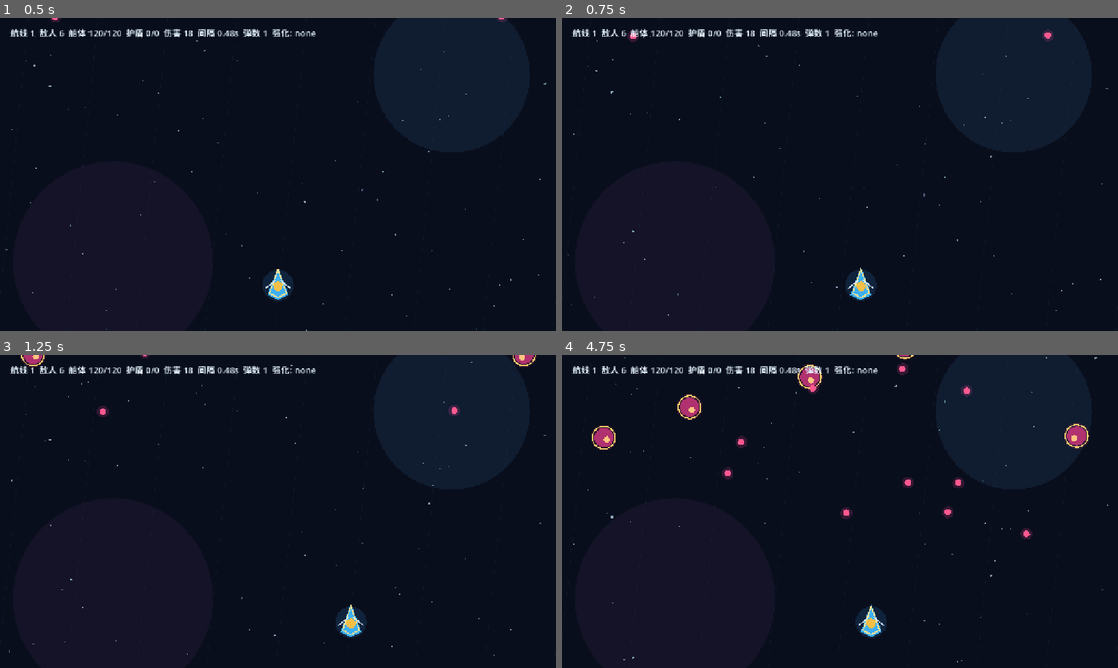
Above: before the commit, frames 1-4 (two rows, left to right).
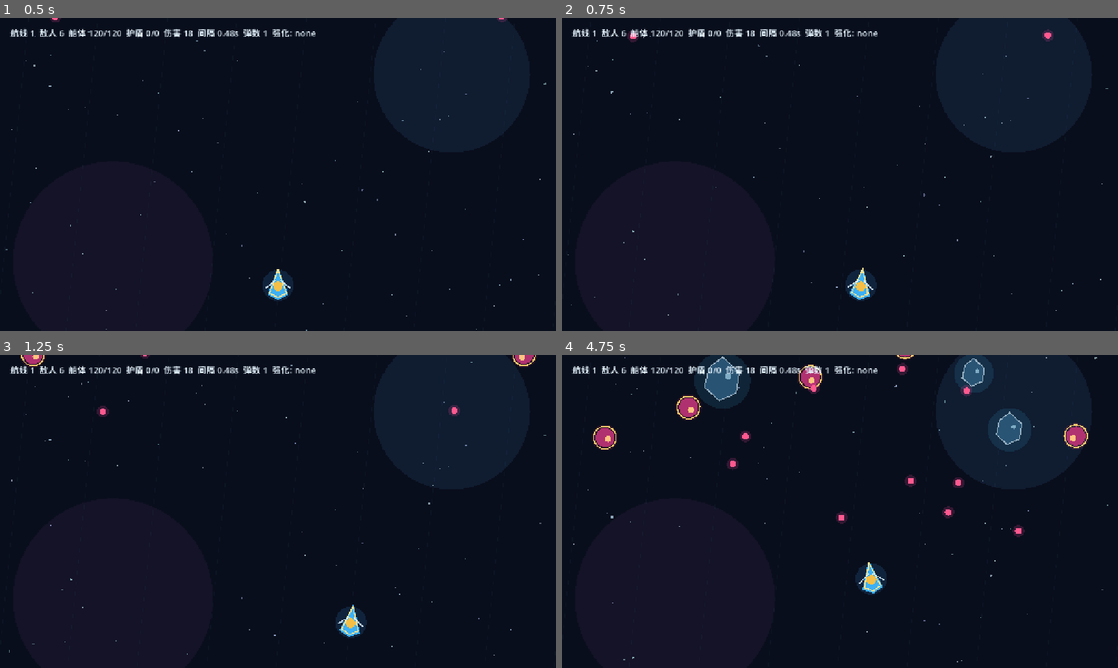
Above: after the commit, the same moments.

Repository: Xxxxs2/Genshin-td2
Game: Godot game, scene res://scenes/Main.tscn
Two runs of this game, one before a commit and one after it. Both use one fixed random seed, a clock stepped at 60 frames per second and the inputs below.
Inputs:
- Up to frame 1 (0.5 s): no input
- Up to frame 2 (0.75 s): hold D (move_right) from 0.53 s (still down)
- Up to frame 3 (1.25 s): keep holding D (move_right)
- Up to frame 4 (4.75 s): release D (move_right) at 1.28 s; hold S (move_down) 1.28-2.03 s; hold D (move_right) 2.03-2.78 s; hold W (move_up) 2.78-3.53 s; hold A (move_left) from 3.53 s (still down)

Frame 1 is identical in both runs. In frame 2, less than 0.1% of the frame differs, in the area x 51-56%, y 79-90%; in frame 3, less than 0.1%; in frame 4, 3.7%, in the area x 5-95%, y 0-91%.

Commit message:
Add navigation window and terrain obstacles

Diff:
--- a/scripts/Main.gd
+++ b/scripts/Main.gd
@@ -4,8 +4,10 @@
 const EnemyScript := preload("res://scripts/Enemy.gd")
 const BulletScript := preload("res://scripts/Bullet.gd")
 const StarfieldScript := preload("res://scripts/Starfield.gd")
+const TerrainObstacleScript := preload("res://scripts/TerrainObstacle.gd")
 
 const ARENA_SIZE := Vector2(1280, 720)
+const NAV_RECT := Rect2(Vector2(60, 390), Vector2(1160, 260))
 const UPGRADE_POOL := [
 	{"id": "damage", "name": "星轨主炮", "desc": "武器伤害 +25%"},
 	{"id": "rate", "name": "辉光装填", "desc": "开火速度 +18%"},
@@ -22,11 +24,13 @@
 var player: Node2D
 var enemies: Array = []
 var bullets: Array = []
+var obstacles: Array = []
 var level := 1
 var state := "combat"
 var selected_upgrade_ids: Array[String] = []
 var enemy_bullet_speed_factor := 1.0
 var aura_timer := 0.0
+var obstacle_spawn_timer := 0.0
 
 var ui_layer: CanvasLayer
 var hud_label: Label
@@ -45,6 +49,7 @@
 	_handle_player_auto_fire()
 	_handle_player_aura(delta)
 	_tick_enemies(delta)
+	_tick_obstacles(delta)
 	_check_collisions()
 	_cleanup_bullets()
 	_update_hud()
@@ -116,9 +121,16 @@
 		if is_instance_valid(bullet):
 			bullet.queue_free()
 	bullets.clear()
+	for obstacle in obstacles:
+		if is_instance_valid(obstacle):
+			obstacle.queue_free()
+	obstacles.clear()
+	obstacle_spawn_timer = 0.7
 	var enemy_count := 4 + level * 2
 	for i in range(enemy_count):
 		_spawn_enemy(i, enemy_count)
+	for i in range(2 + mini(level, 3)):
+		_spawn_obstacle(-180.0 - i * 190.0)
 	_update_hud()
 
 func _spawn_enemy(index: int, total: int) -> void:
@@ -185,6 +197,28 @@
 			enemy.queue_free()
 	if enemies.is_empty() and state == "combat":
 		_show_upgrade_choices()
+
+func _tick_obstacles(delta: float) -> void:
+	obstacle_spawn_timer -= delta
+	if obstacle_spawn_timer <= 0.0:
+		obstacle_spawn_timer = maxf(1.35, 2.6 - level * 0.08)
+		if obstacles.size() < 5 + mini(level, 4):
+			_spawn_obstacle(randf_range(-120.0, -40.0))
+	for obstacle in obstacles.duplicate():
+		if not is_instance_valid(obstacle):
+			obstacles.erase(obstacle)
+			continue
+		if obstacle.position.y > ARENA_SIZE.y + obstacle.radius + 30.0:
+			obstacles.erase(obstacle)
+			obstacle.queue_free()
+
+func _spawn_obstacle(spawn_y: float) -> void:
+	var obstacle := TerrainObstacleScript.new()
+	var radius := randf_range(34.0, 58.0)
+	var x := randf_range(120.0 + radius, ARENA_SIZE.x - 120.0 - radius)
+	obstacle.setup(Vector2(x, spawn_y), radius, randf_range(48.0, 72.0) + level * 2.0, 8.0 + level * 1.2)
+	obstacles.append(obstacle)
+	add_child(obstacle)
 
 func _check_collisions() -> void:
 	for bullet in bullets:
@@ -203,6 +237,17 @@
 			if bullet.position.distance_to(player.position) <= bullet.radius + player.radius:
 				player.take_damage(bullet.damage)
 				bullet.queue_free()
+	for obstacle in obstacles:
+		if not is_instance_valid(obstacle):
+			continue
+		var offset: Vector2 = player.position - obstacle.position
+		var min_distance: float = player.radius + obstacle.radius
+		var distance: float = offset.length()
+		if distance < min_distance and distance > 0.01:
+			player.position = obstacle.position + offset.normalized() * min_distance
+			player.position.x = clamp(player.position.x, NAV_RECT.position.x, NAV_RECT.end.x)
+			player.position.y = clamp(player.position.y, NAV_RECT.position.y, NAV_RECT.end.y)
+			player.take_damage(obstacle.damage)
 
 func _cleanup_bullets() -> void:
 	bullets = bullets.filter(func(bullet) -> bool:
@@ -285,6 +330,7 @@
 
 func _reset_player_stats_and_restart() -> void:
 	player.speed = 240.0
+	player.forward_speed = 180.0
 	player.max_health = 120.0
 	player.health = 120.0
 	player.weapon_damage = 18.0
--- a/scripts/PlayerShip.gd
+++ b/scripts/PlayerShip.gd
@@ -4,8 +4,11 @@
 signal died
 
 const ARENA_SIZE := Vector2(1280, 720)
+const NAV_MIN_Y := 390.0
+const NAV_MAX_Y := 650.0
 
 var speed := 240.0
+var forward_speed := 180.0
 var max_health := 120.0
 var health := 120.0
 var radius := 26.0
@@ -26,11 +29,13 @@
 var _shield_timer := 0.0
 
 func _process(delta: float) -> void:
-	var horizontal := Input.get_axis("move_left", "move_right")
-	position.x += horizontal * speed * delta
+	var input := Input.get_vector("move_left", "move_right", "move_up", "move_down")
+	position.x += input.x * speed * delta
+	position.y += input.y * forward_speed * delta
 	position.x = clamp(position.x, 60.0, ARENA_SIZE.x - 60.0)
-	position.y = lerpf(position.y, ARENA_SIZE.y - 105.0, 8.0 * delta)
-	rotation = lerp_angle(rotation, 0.0, 8.0 * delta)
+	position.y = clamp(position.y, NAV_MIN_Y, NAV_MAX_Y)
+	var target_tilt := input.x * 0.14
+	rotation = lerp_angle(rotation, target_tilt, 8.0 * delta)
 	_fire_timer = maxf(0.0, _fire_timer - delta)
 	_invulnerable_timer = maxf(0.0, _invulnerable_timer - delta)
 	if max_shield_charges > 0 and shield_charges < max_shield_charges:
--- /dev/null
+++ b/scripts/TerrainObstacle.gd
@@ -0,0 +1,44 @@
+extends Node2D
+class_name TerrainObstacle
+
+var radius := 42.0
+var drift_speed := 62.0
+var damage := 10.0
+var wobble_phase := 0.0
+var wobble_amount := 18.0
+var base_x := 0.0
+
+func setup(spawn_position: Vector2, new_radius: float, new_speed: float, new_damage: float) -> void:
+	position = spawn_position
+	base_x = spawn_position.x
+	radius = new_radius
+	drift_speed = new_speed
+	damage = new_damage
+	wobble_phase = randf() * TAU
+	wobble_amount = randf_range(8.0, 26.0)
+
+func _process(delta: float) -> void:
+	position.y += drift_speed * delta
+	position.x = base_x + sin(Time.get_ticks_msec() * 0.0013 + wobble_phase) * wobble_amount
+	queue_redraw()
+
+func _draw() -> void:
+	draw_circle(Vector2.ZERO, radius + 11.0, Color(0.24, 0.72, 0.9, 0.13))
+	draw_polygon([
+		Vector2(0, -radius),
+		Vector2(radius * 0.72, -radius * 0.34),
+		Vector2(radius * 0.58, radius * 0.54),
+		Vector2(-radius * 0.15, radius * 0.86),
+		Vector2(-radius * 0.78, radius * 0.28),
+		Vector2(-radius * 0.58, -radius * 0.55)
+	], [Color(0.17, 0.34, 0.47, 0.92)])
+	draw_polyline([
+		Vector2(0, -radius),
+		Vector2(radius * 0.72, -radius * 0.34),
+		Vector2(radius * 0.58, radius * 0.54),
+		Vector2(-radius * 0.15, radius * 0.86),
+		Vector2(-radius * 0.78, radius * 0.28),
+		Vector2(-radius * 0.58, -radius * 0.55),
+		Vector2(0, -radius)
+	], Color(0.83, 0.91, 0.96, 0.66), 2.5)
+	draw_circle(Vector2(radius * 0.24, -radius * 0.18), radius * 0.13, Color(0.74, 0.93, 1.0, 0.58))
Not shown, changed: README.md
Not shown, changed: docs/miliastra_blueprint.md
